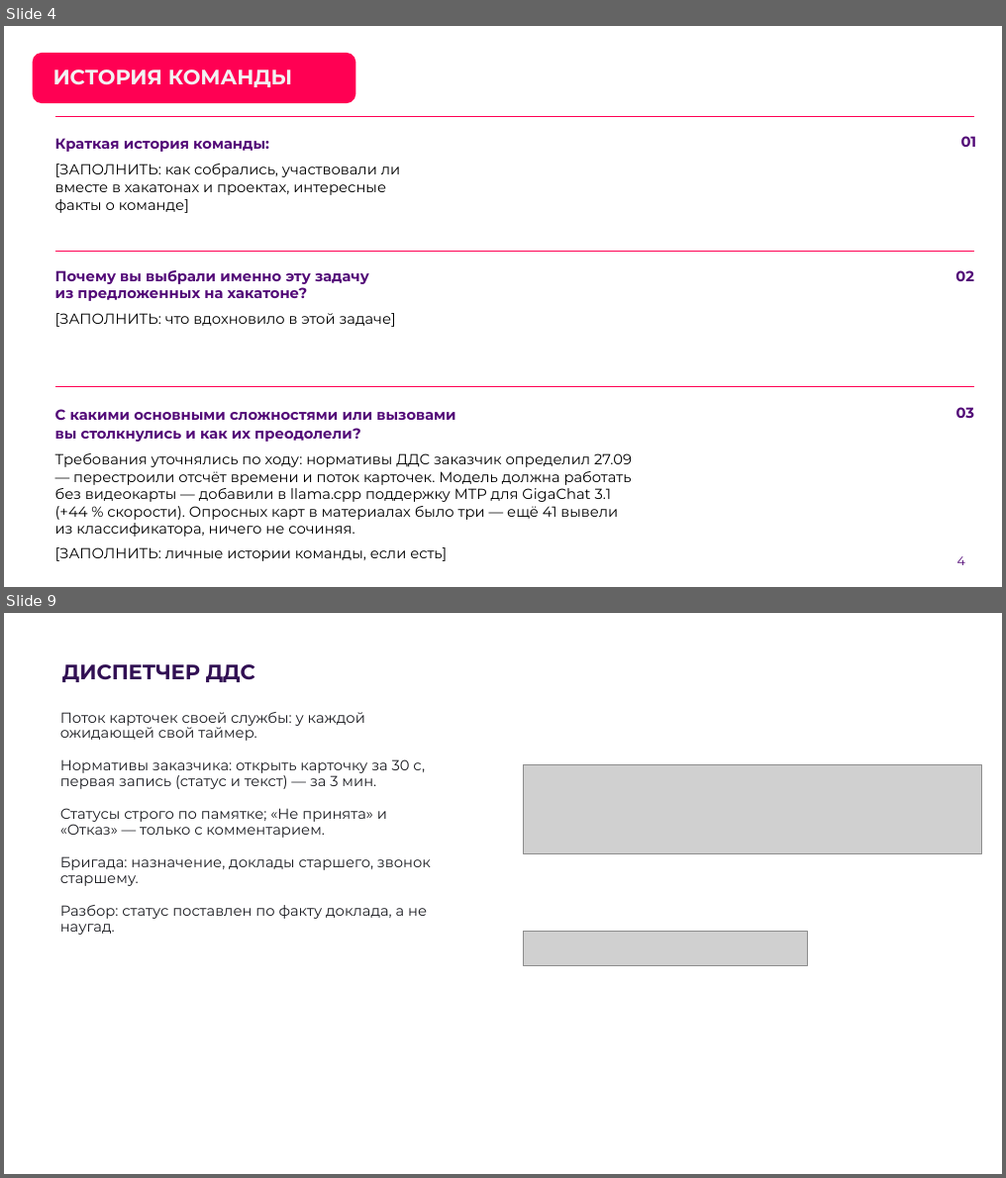
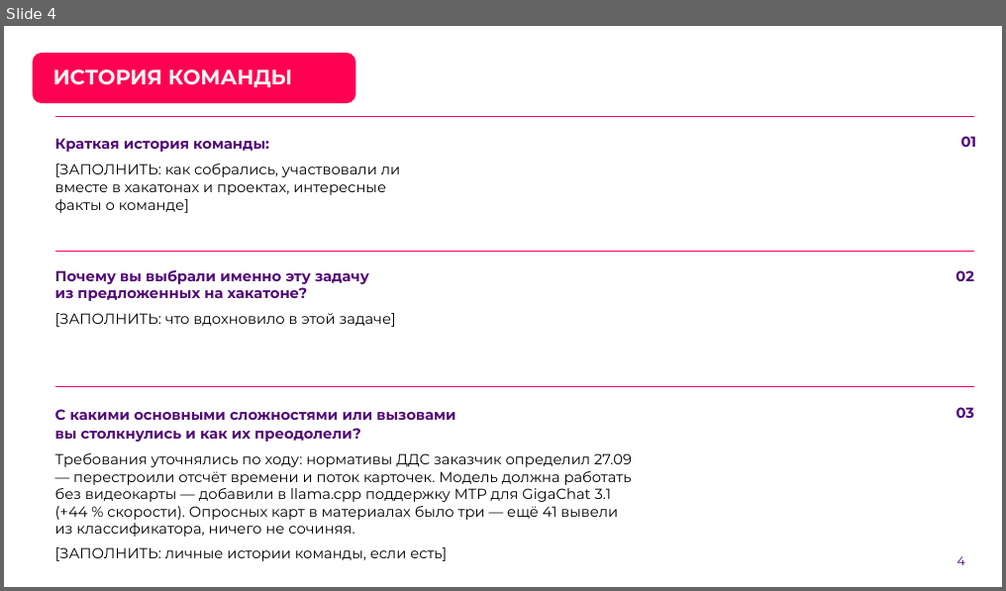
Before and after one commit to Den4ikAI/arm112-trainer_final, a slide deck: docs/презентация.pptx. Shown one above the other, each under a label of ours: slides 4 and 9 before the commit, slide 4 after it; the slides between them are not shown. The pictures are 1006x1178 and 1006x591 pixels, drawn with LibreOffice and Linux fonts; fonts in the diff are those of the drawing; grey boxes stand for pictures; background and template pictures are left out. Boxes give left, top, right and bottom in pixels: in the first picture for what was removed or moved away, otherwise in the second. Text is boxed around its words. In the diff, an @@ line names an element or a change of style, - is before the commit and + after.

```diff
--- a/docs/презентация.pptx
+++ b/docs/презентация.pptx
@@ slide 9 removed at [4, 613, 1002, 1174], background picture (left out) @@
@@ title removed at [62, 664, 255, 682] @@
-ДИСПЕТЧЕР ДДС
@@ text removed at [60, 712, 431, 935] @@
-Поток карточек своей службы: у каждой ожидающей свой таймер.
-Нормативы заказчика: открыть карточку за 30 с, первая запись (статус и текст) — за 3 мин.
-Статусы строго по памятке; «Не принята» и «Отказ» — только с комментарием.
-Бригада: назначение, доклады старшего, звонок старшему.
-Разбор: статус поставлен по факту доклада, а не наугад.
@@ text removed at [524, 724, 982, 757] @@
-Панель бригады
@@ picture removed at [524, 765, 982, 854] @@
@@ text removed at [524, 895, 982, 928] @@
-Своя служба в полосе служб
@@ picture removed at [524, 932, 807, 965] @@
@@ page number removed at [939, 1134, 984, 1163] @@
-9
```
Also in this commit, not shown: 2 slides changed, 19 slides added, 11 other slides removed, 9 other files.
